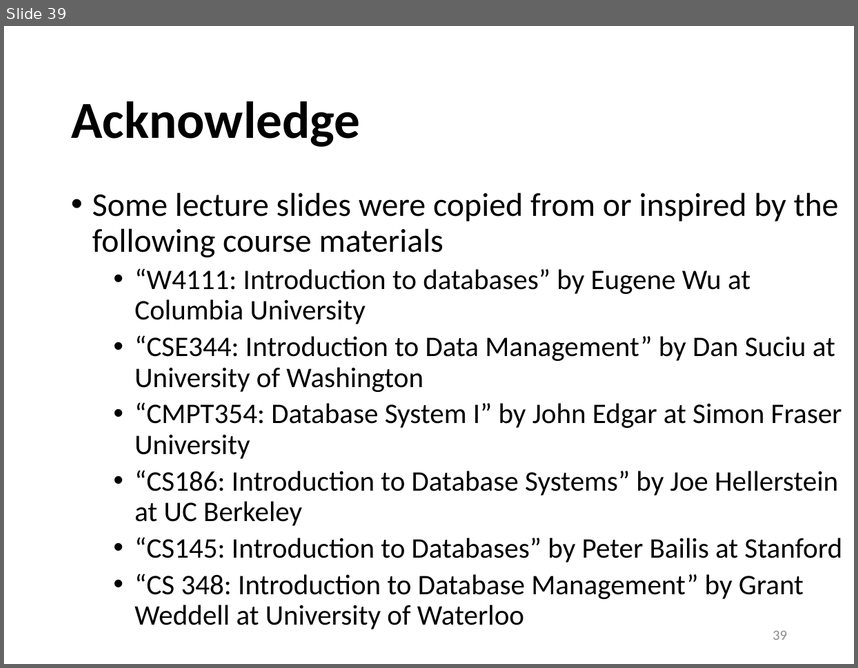
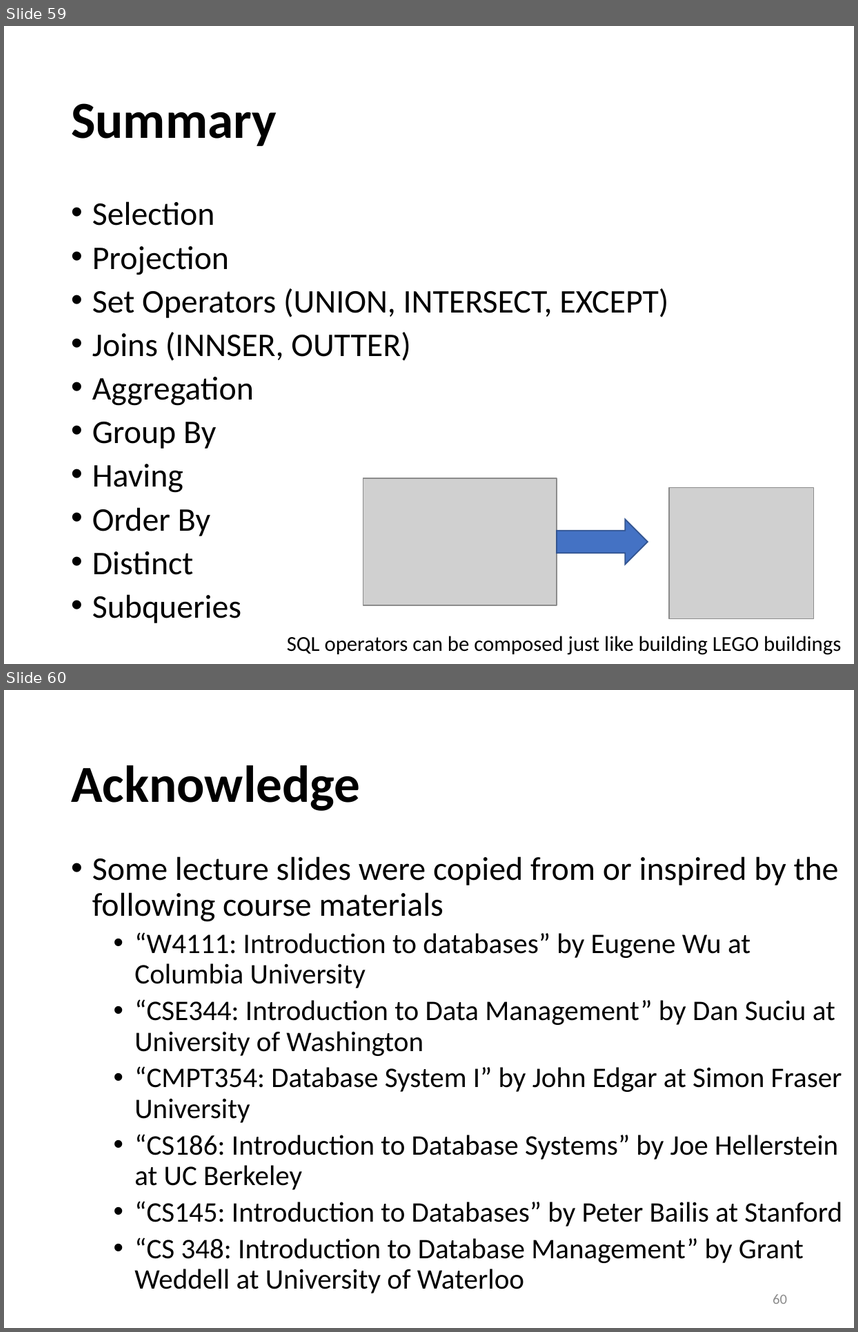
Before and after one commit to sfu-db/cmpt354, a slide deck: Lectures/lec4-sql-advanced.pptx. Shown one above the other, each under a label of ours: slide 39 before the commit, slides 59 and 60 after it. The pictures are 858x668 and 858x1332 pixels, drawn with LibreOffice and Linux fonts; fonts in the diff are those of the drawing; grey boxes stand for pictures. Boxes give left, top, right and bottom in pixels: in the first picture for what was removed or moved away, otherwise in the second. Text is boxed around its words. In the diff, an @@ line names an element or a change of style, - is before the commit and + after.

```diff
--- a/Lectures/lec4-sql-advanced.pptx
+++ b/Lectures/lec4-sql-advanced.pptx
@@ slide 59 added at (4, 26, 854, 664), background #FFFFFF @@
@@ title added at (71, 103, 277, 146), 44 pt, text #000000, bold @@
+Summary
@@ text added at (92, 201, 668, 623), 28 pt, text #000000 @@
+• Selection
+• Projection
+• Set Operators (UNION, INTERSECT, EXCEPT)
+• Joins (INNSER, OUTTER)
+• Aggregation
+• Group By
+• Having
+• Order By
+• Distinct
+• Subqueries
@@ picture added at (363, 478, 557, 605) @@
@@ picture added at (670, 488, 814, 619) @@
@@ right arrow added at (557, 519, 648, 564), fill #4472C4, outline #325491 1 pt @@
@@ text added at (287, 635, 841, 655), 18 pt, text #000000 @@
+SQL operators can be composed just like building LEGO buildings
@@ page number added at (773, 640, 787, 644), 12 pt, text #8C8C8C @@
+59
@@ what was slide 39 is now slide 60 @@
@@ page number at (773, 1294, 787, 1303): text changed @@
-39
+60
```
Also in this commit, not shown: 3 slides changed, 20 other slides added, 3 slides removed, 1 other file.
